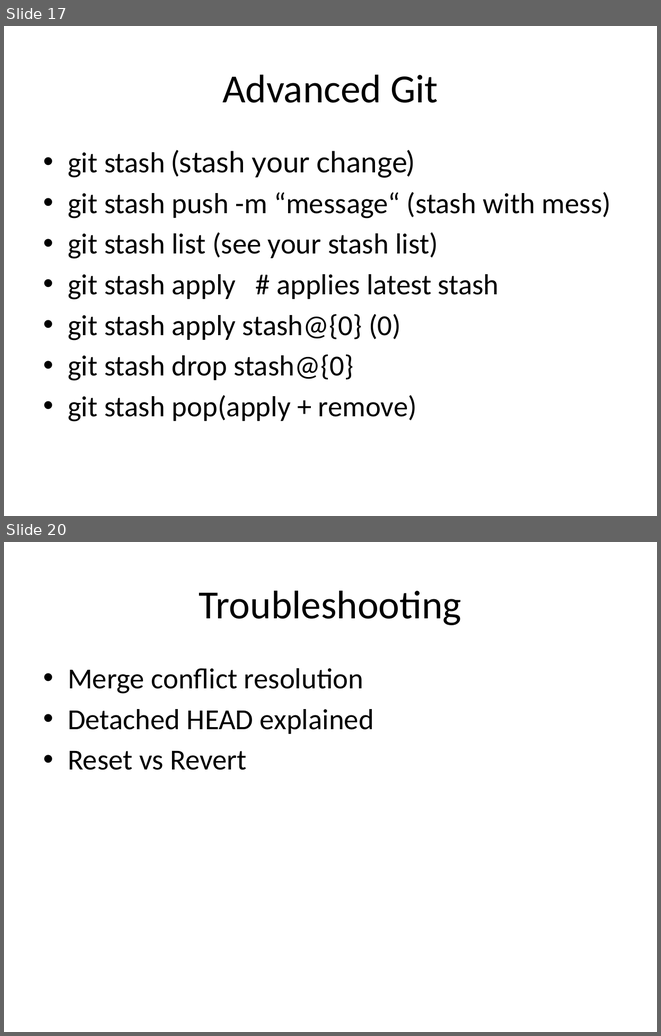
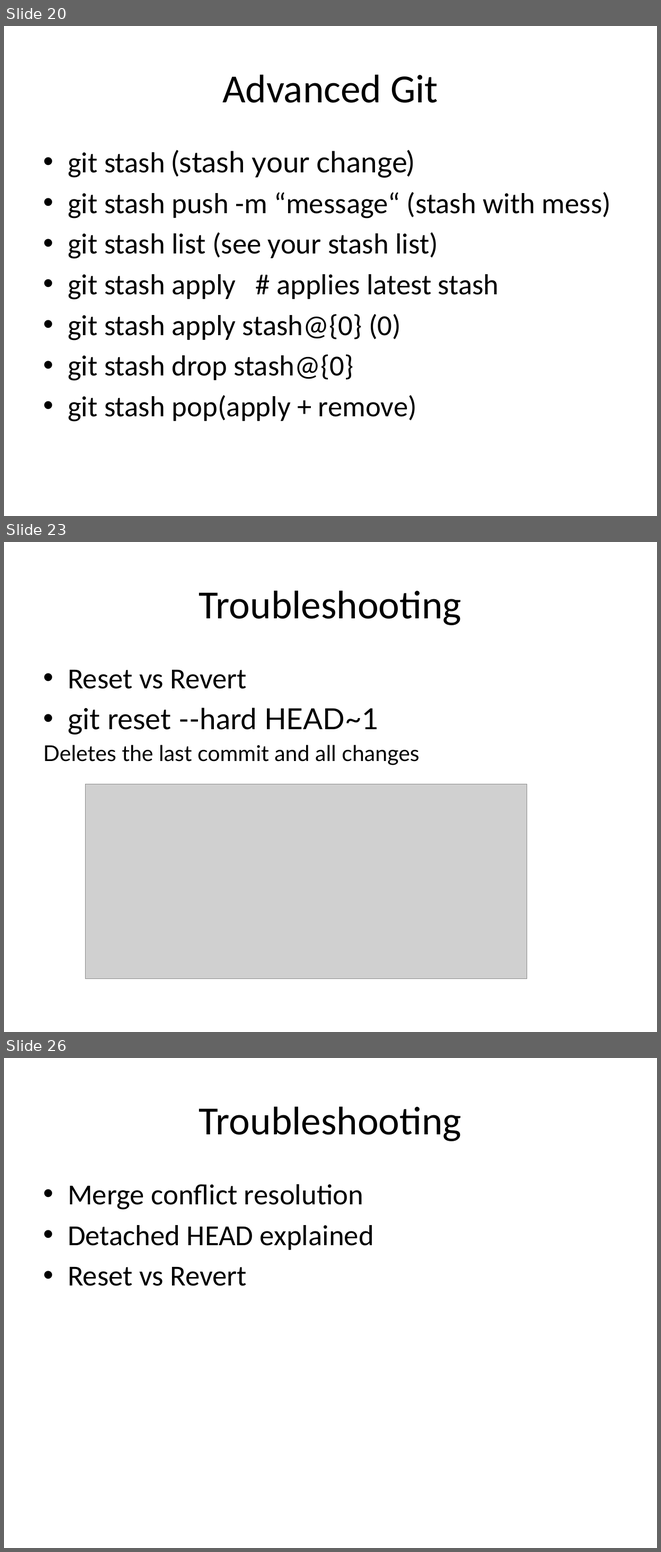
Before and after one commit to duongbach202156/git-test, a slide deck: src/main/resources/Git_Slide.pptx. Shown one above the other, each under a label of ours: slides 17 and 20 before the commit, slides 20, 23 and 26 after it; the slides between them are not shown. The pictures are 661x1036 and 661x1552 pixels, drawn with LibreOffice and Linux fonts; fonts in the diff are those of the drawing; grey boxes stand for pictures. Boxes give left, top, right and bottom in pixels: in the first picture for what was removed or moved away, otherwise in the second. Text is boxed around its words. In the diff, an @@ line names an element or a change of style, - is before the commit and + after.

```diff
--- a/src/main/resources/Git_Slide.pptx
+++ b/src/main/resources/Git_Slide.pptx
@@ slide 23 added at [4,542,657,1032], background #FFFFFF @@
@@ title added at [199,590,462,625], 44 pt, text #000000 @@
+Troubleshooting
@@ text added at [43,670,419,765], 32 pt, text #000000 @@
+• Reset vs Revert
+• git reset --hard HEAD~1
+Deletes the last commit and all changes
@@ picture added at [86,784,527,978] @@
@@ what was slide 17 is now slide 20 @@
@@ what was slide 20 is now slide 26 @@
```
Also in this commit, not shown: 9 slides changed, 6 other slides added.
